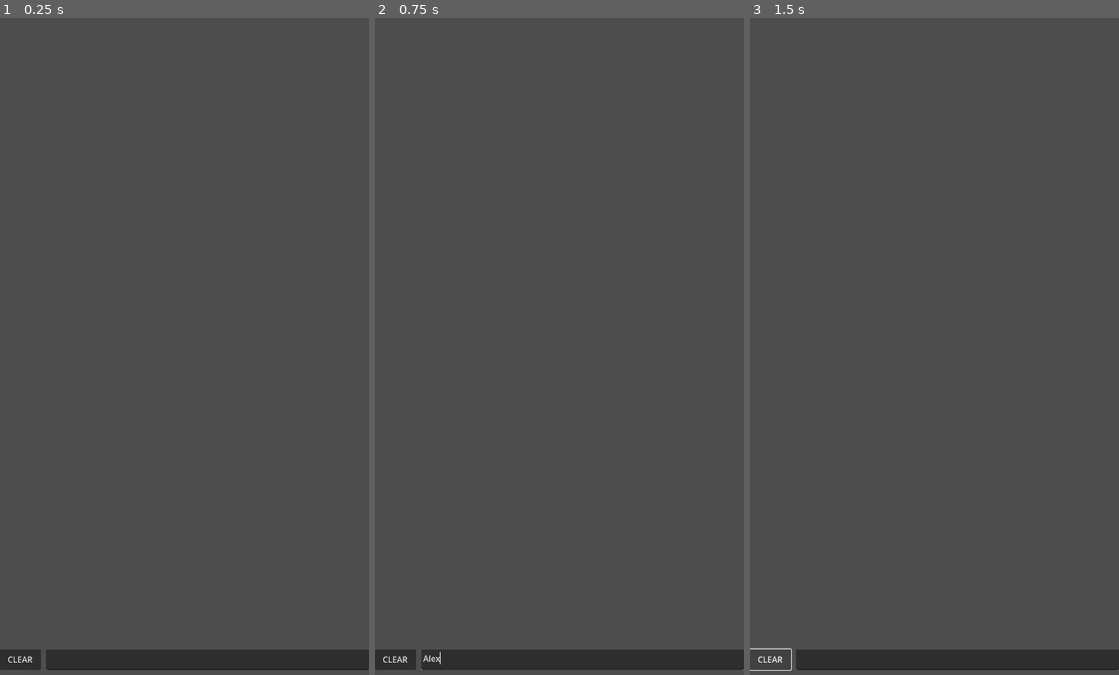
Above: before the commit, frames 1-3 (left to right).
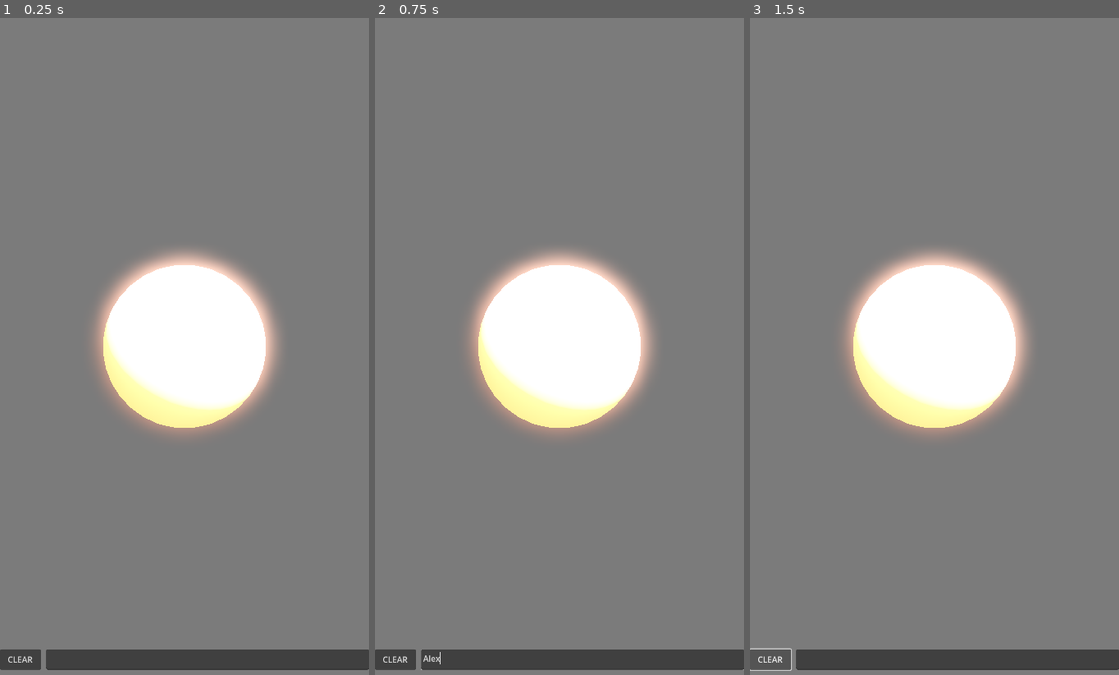
Above: after the commit, the same moments.

Repository: 0-5788719150923125/praxis
Game: Godot game, scene res://scenes/main.tscn
The game is run twice, just before and just after one commit, with the same random seed, the same clock (stepped at 60 frames per second) and the same inputs.
Inputs (mouse positions are in pixels of both pictures, inside the frame that each line leads up to):
- Up to frame 1 (0.25 s): no input
- Up to frame 2 (0.75 s): click (581, 661) at 0.52 s; type "Alex" at 0.6 s
- Up to frame 3 (1.5 s): click "CLEAR" at 1.25 s

The runs differ from the first frame. In frame 1, 97% of the frame differs, in the area x 0-100%, y 0-100%; in frame 2, 97%; in frame 3, 97%.

Commit message:
add atom

Diff:
--- /dev/null
+++ b/axis/scenes/atom.tscn
@@ -0,0 +1,29 @@
+[gd_scene load_steps=5 format=3 uid="uid://63n75a0cytbt"]
+
+[ext_resource type="Script" path="res://scripts/atom.gd" id="1_atom"]
+
+[sub_resource type="SphereMesh" id="SphereMesh_k8j3d"]
+radial_segments = 32
+rings = 16
+
+[sub_resource type="StandardMaterial3D" id="StandardMaterial3D_n4r2d"]
+metallic = 0.8
+roughness = 0.2
+emission_enabled = true
+emission = Color(0.4, 0.6, 1, 1)
+emission_energy_multiplier = 2.0
+
+[sub_resource type="SphereShape3D" id="SphereShape3D_xp6ht"]
+
+[node name="Atom" type="RigidBody3D"]
+gravity_scale = 0.0
+lock_rotation = true
+linear_damp = 1.0
+script = ExtResource("1_atom")
+
+[node name="MeshInstance3D" type="MeshInstance3D" parent="."]
+mesh = SubResource("SphereMesh_k8j3d")
+surface_material_override/0 = SubResource("StandardMaterial3D_n4r2d")
+
+[node name="CollisionShape3D" type="CollisionShape3D" parent="."]
+shape = SubResource("SphereShape3D_xp6ht")
--- a/axis/scenes/main.tscn
+++ b/axis/scenes/main.tscn
@@ -1,9 +1,32 @@
-[gd_scene load_steps=2 format=3 uid="uid://br51t5kjmr3r2"]
+[gd_scene load_steps=4 format=3 uid="uid://br51t5kjmr3r2"]
 
 [ext_resource type="PackedScene" uid="uid://kkoitcxefsgc" path="res://scenes/chat_interface.tscn" id="1_s1yu4"]
+[ext_resource type="PackedScene" uid="uid://bgo7ackrcjpw3" path="res://scenes/neural_network.tscn" id="2_mdfsc"]
+
+[sub_resource type="Environment" id="Environment_7l4kd"]
+background_mode = 1
+background_color = Color(0.0862745, 0.0862745, 0.0862745, 1)
+ambient_light_source = 2
+ambient_light_color = Color(0.317647, 0.317647, 0.317647, 1)
+tonemap_mode = 2
+glow_enabled = true
+glow_intensity = 0.5
+glow_bloom = 0.2
+glow_blend_mode = 0
 
 [node name="Main" type="Node3D"]
 
 [node name="Camera3D" type="Camera3D" parent="."]
+transform = Transform3D(1, 0, 0, 0, 1, 0, 0, 0, 1, 0, 0, 4)
+current = true
+
+[node name="NeuralNetwork" parent="." instance=ExtResource("2_mdfsc")]
 
 [node name="ChatInterface" parent="." instance=ExtResource("1_s1yu4")]
+
+[node name="WorldEnvironment" type="WorldEnvironment" parent="."]
+environment = SubResource("Environment_7l4kd")
+
+[node name="DirectionalLight3D" type="DirectionalLight3D" parent="."]
+transform = Transform3D(0.866025, -0.353553, 0.353553, 0, 0.707107, 0.707107, -0.5, -0.612372, 0.612372, 0, 5, 0)
+shadow_enabled = true
--- /dev/null
+++ b/axis/scenes/neural_network.tscn
@@ -0,0 +1,17 @@
+[gd_scene load_steps=2 format=3 uid="uid://bgo7ackrcjpw3"]
+
+[ext_resource type="Script" path="res://scripts/neural_network.gd" id="1_neural"]
+
+[node name="NeuralNetwork" type="Node3D"]
+script = ExtResource("1_neural")
+
+[node name="DirectionalLight3D" type="DirectionalLight3D" parent="."]
+transform = Transform3D(0.866025, -0.353553, 0.353553, 0, 0.707107, 0.707107, -0.5, -0.612372, 0.612372, 2, 5, 2)
+shadow_enabled = true
+shadow_opacity = 0.75
+
+[node name="OmniLight3D" type="OmniLight3D" parent="."]
+light_energy = 2.0
+omni_range = 10.0
+
+[node name="Atoms" type="Node3D" parent="."]
--- /dev/null
+++ b/axis/scripts/atom.gd
@@ -0,0 +1,27 @@
+extends RigidBody3D
+
+var base_emission_color := Color(0.2, 0.4, 1.0)
+var highlight_emission_color := Color(1.0, 0.4, 0.2)
+var is_highlighted := false
+
+@onready var mesh_instance: MeshInstance3D = $MeshInstance3D
+@onready var material: StandardMaterial3D = mesh_instance.get_surface_override_material(0)
+
+func _ready() -> void:
+	# Initialize any starting properties
+	set_highlight(false)
+
+func set_highlight(enabled: bool) -> void:
+	is_highlighted = enabled
+	if material:
+		material.emission = highlight_emission_color if enabled else base_emission_color
+
+func get_radius() -> float:
+	return $CollisionShape3D.shape.radius
+
+func set_radius(value: float) -> void:
+	# Update both visual and collision shapes
+	var mesh: SphereMesh = mesh_instance.mesh
+	mesh.radius = value
+	mesh.height = value * 2
+	$CollisionShape3D.shape.radius = value
--- /dev/null
+++ b/axis/scripts/neural_network.gd
@@ -0,0 +1,28 @@
+extends Node3D
+
+var atom_scene = preload("res://scenes/atom.tscn")
+@onready var atoms_container = $Atoms
+
+func _ready() -> void:
+	print("Neural Network initializing...")  # Debug print
+
+	# Create initial central atom
+	var central_atom = atom_scene.instantiate()
+	atoms_container.add_child(central_atom)
+
+	# Set its position explicitly
+	central_atom.global_position = Vector3.ZERO
+
+	# Make it slightly larger and highlighted
+	central_atom.set_radius(0.75)
+	central_atom.set_highlight(true)
+
+	print("Central atom created at: ", central_atom.global_position)  # Debug print
+
+func _process(_delta: float) -> void:
+	pass
+
+func add_atom(position: Vector3) -> void:
+	var new_atom = atom_scene.instantiate()
+	atoms_container.add_child(new_atom)
+	new_atom.global_position = position
